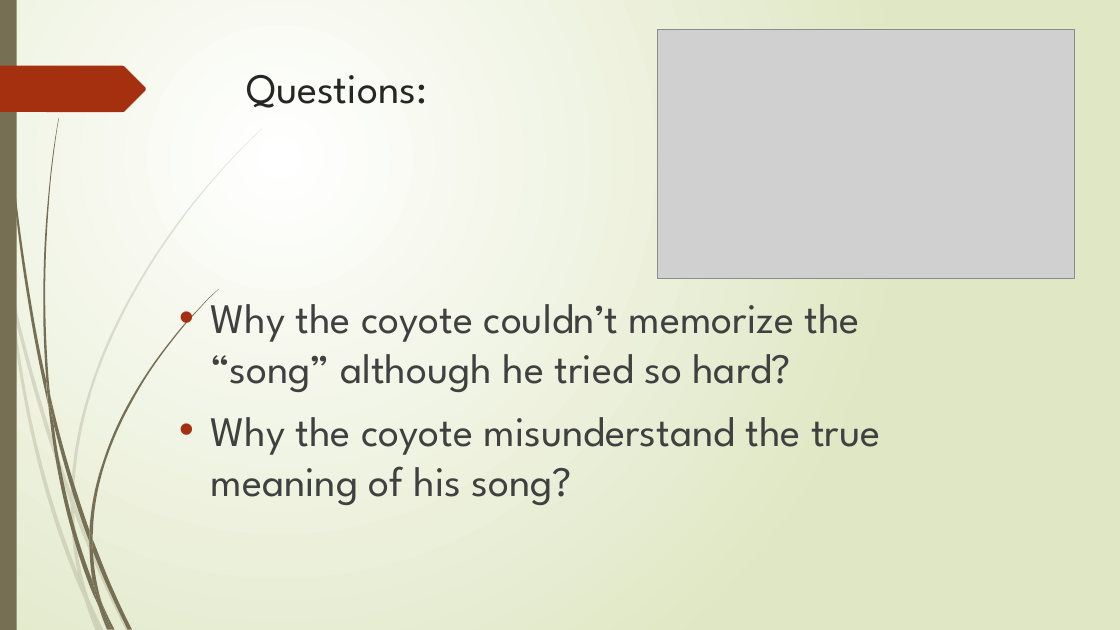
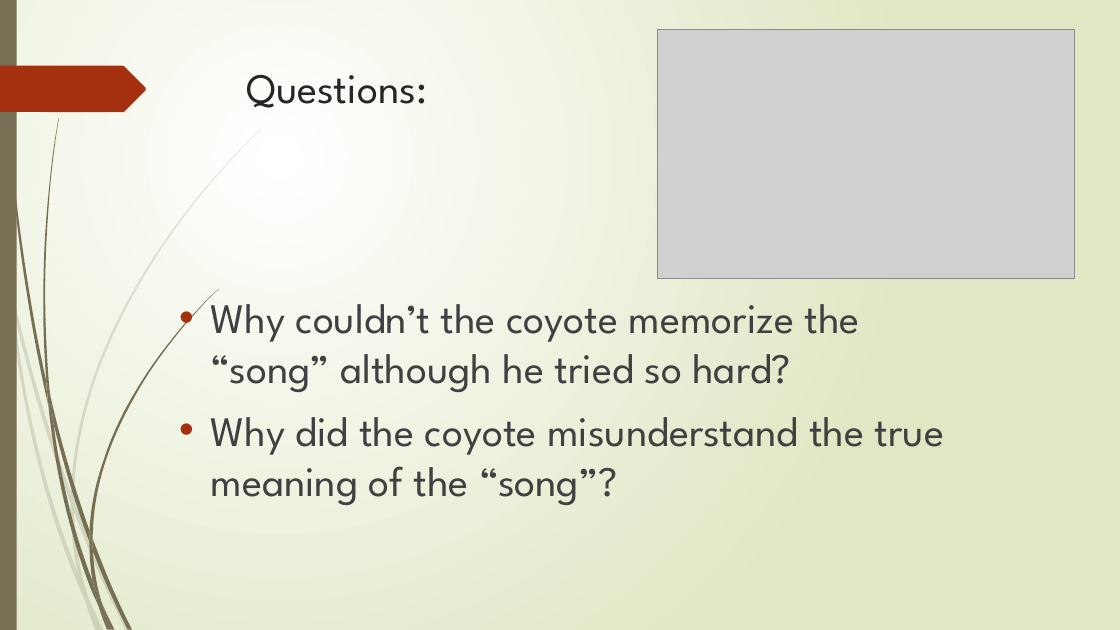
Before and after one commit to Probfia/SYSU_GPL_C, a slide deck: slide 2 of ccs.pptx. Drawn at 1120x630 pixels with LibreOffice and Linux fonts; fonts in the diff are those of the drawing; grey boxes stand for pictures. Boxes give left, top, right and bottom in pixels: in the first picture for what was removed or moved away, otherwise in the second. Text is boxed around its words. In the diff, an @@ line names an element or a change of style, - is before the commit and + after.

```diff
--- a/ccs.pptx
+++ b/ccs.pptx
@@ text at (211,291,944,505): text changed @@
-• Why the coyote couldn’t memorize the “song” although he tried so hard?
-• Why the coyote misunderstand the true meaning of his song?
+• Why couldn’t the coyote memorize the “song” although he tried so hard?
+• Why did the coyote misunderstand the true meaning of the “song”?
```
Also in this commit, not shown: 2 other slides changed.
